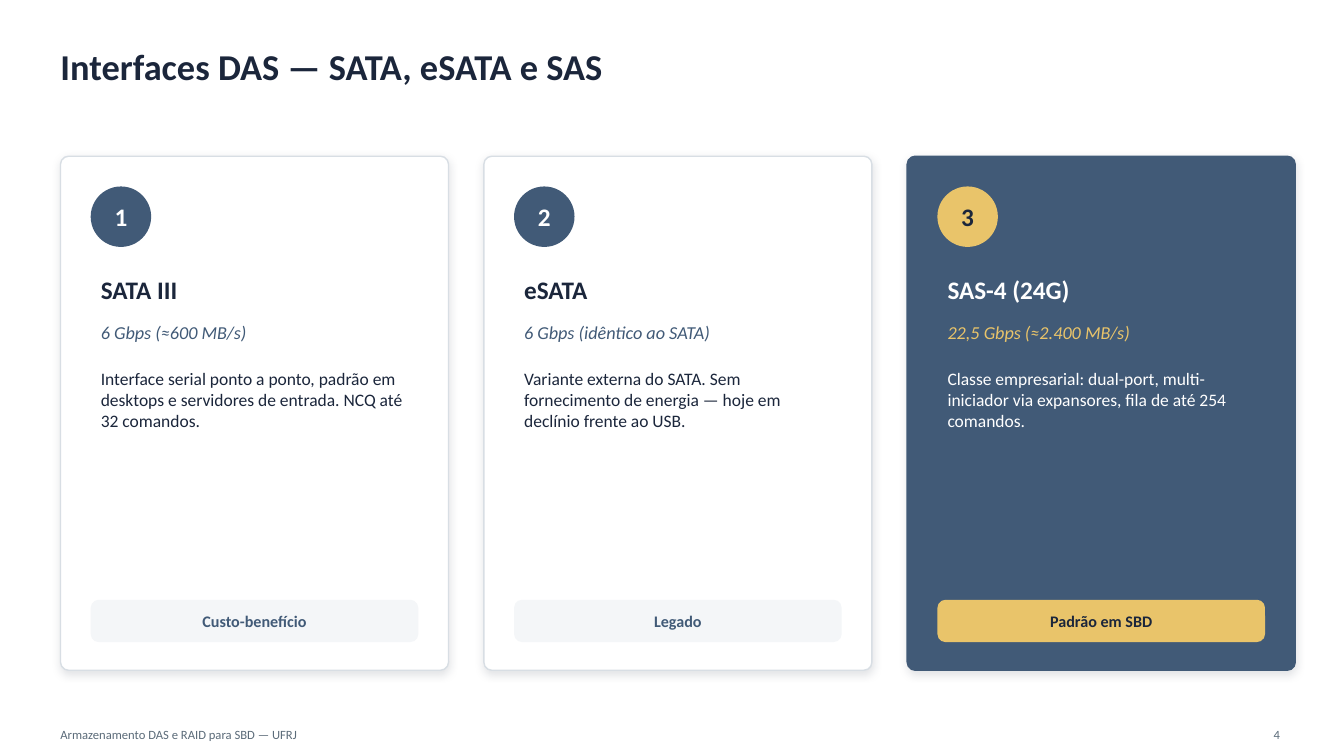
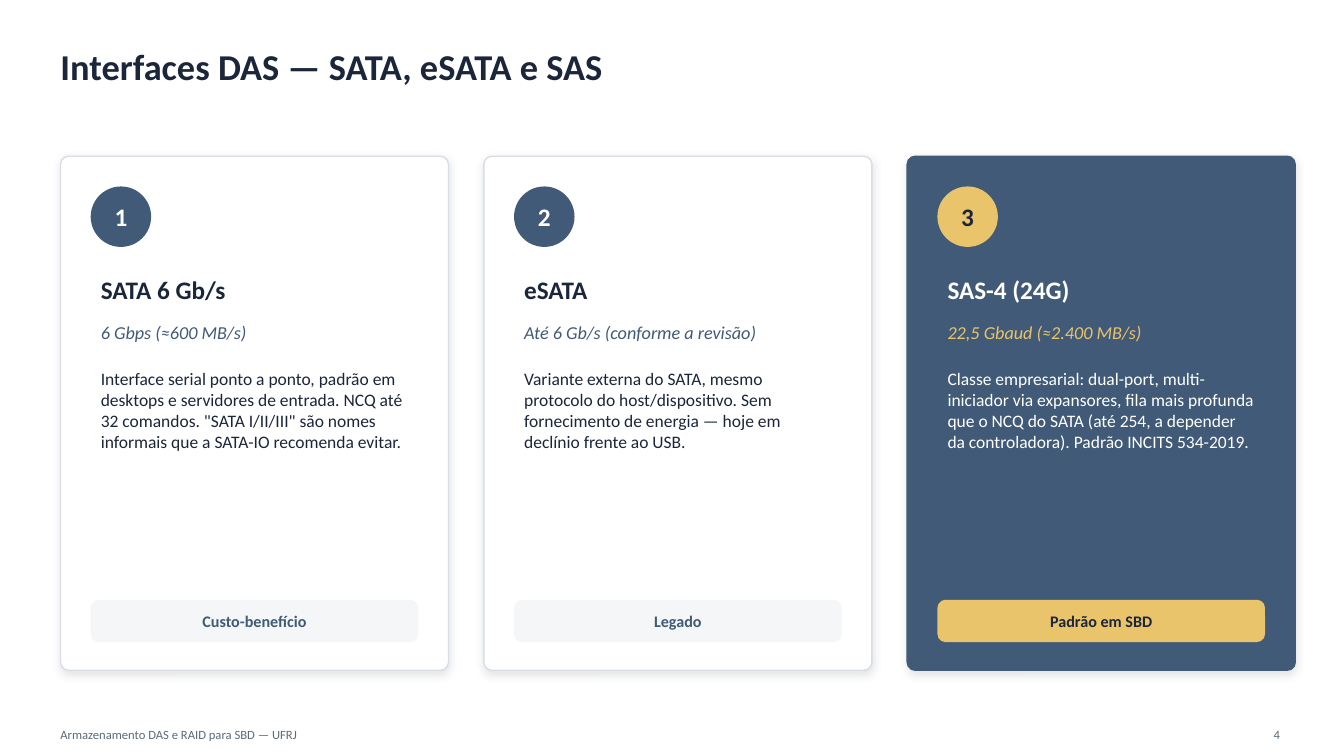
Before and after one commit to guilherme-hu/Trabalho-CBD, a slide deck: slide 4 of DAS e RAID/DAS_RAID_Slides.pptx. Drawn at 1344x756 pixels with LibreOffice and Linux fonts; fonts in the diff are those of the drawing. Boxes give left, top, right and bottom in pixels: in the first picture for what was removed or moved away, otherwise in the second. Text is boxed around its words. In the diff, an @@ line names an element or a change of style, - is before the commit and + after.

```diff
--- a/DAS e RAID/DAS_RAID_Slides.pptx
+++ b/DAS e RAID/DAS_RAID_Slides.pptx
@@ text at bbox=[101, 281, 226, 300]: text changed @@
-SATA III
+SATA 6 Gb/s
@@ text at bbox=[524, 326, 756, 342]: text changed @@
-6 Gbps (idêntico ao SATA)
+Até 6 Gb/s (conforme a revisão)
@@ text at bbox=[948, 326, 1142, 342]: text changed @@
-22,5 Gbps (≈2.400 MB/s)
+22,5 Gbaud (≈2.400 MB/s)
@@ text at bbox=[101, 373, 403, 451]: text changed @@
-Interface serial ponto a ponto, padrão em desktops e servidores de entrada. NCQ até 32 comandos.
+Interface serial ponto a ponto, padrão em desktops e servidores de entrada. NCQ até 32 comandos. "SATA I/II/III" são nomes informais que a SATA-IO recomenda evitar.
@@ text at bbox=[524, 373, 781, 448]: text changed @@
-Variante externa do SATA. Sem fornecimento de energia — hoje em declínio frente ao USB.
+Variante externa do SATA, mesmo protocolo do host/dispositivo. Sem fornecimento de energia — hoje em declínio frente ao USB.
@@ text at bbox=[948, 373, 1253, 450]: text changed @@
-Classe empresarial: dual-port, multi-iniciador via expansores, fila de até 254 comandos.
+Classe empresarial: dual-port, multi-iniciador via expansores, fila mais profunda que o NCQ do SATA (até 254, a depender da controladora). Padrão INCITS 534-2019.
```
Also in this commit, not shown: 3 other slides changed, 8 other files.
